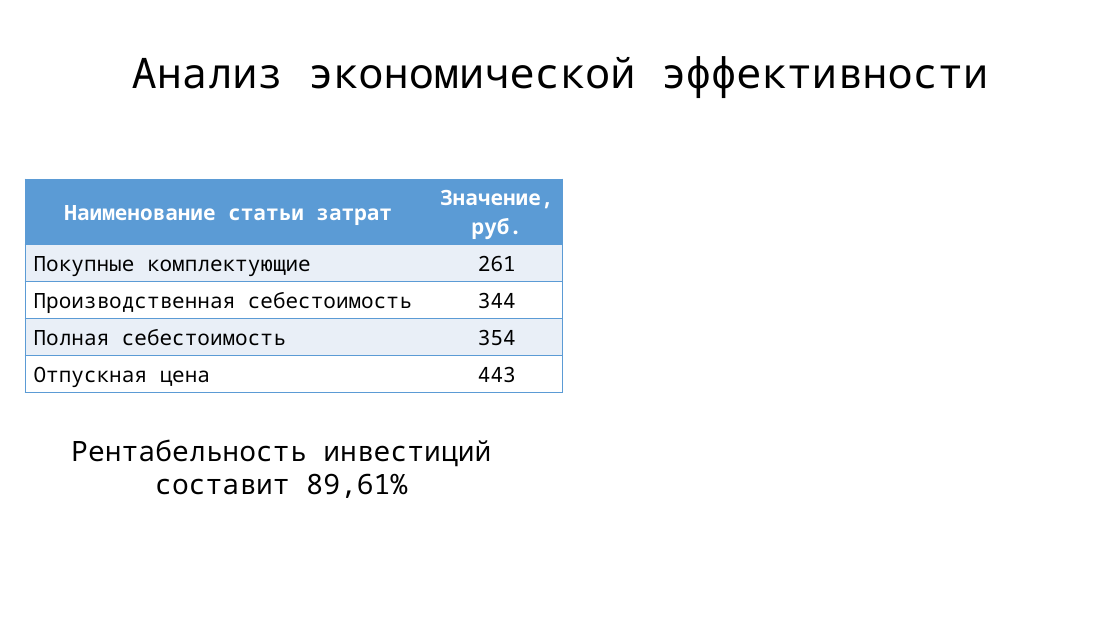
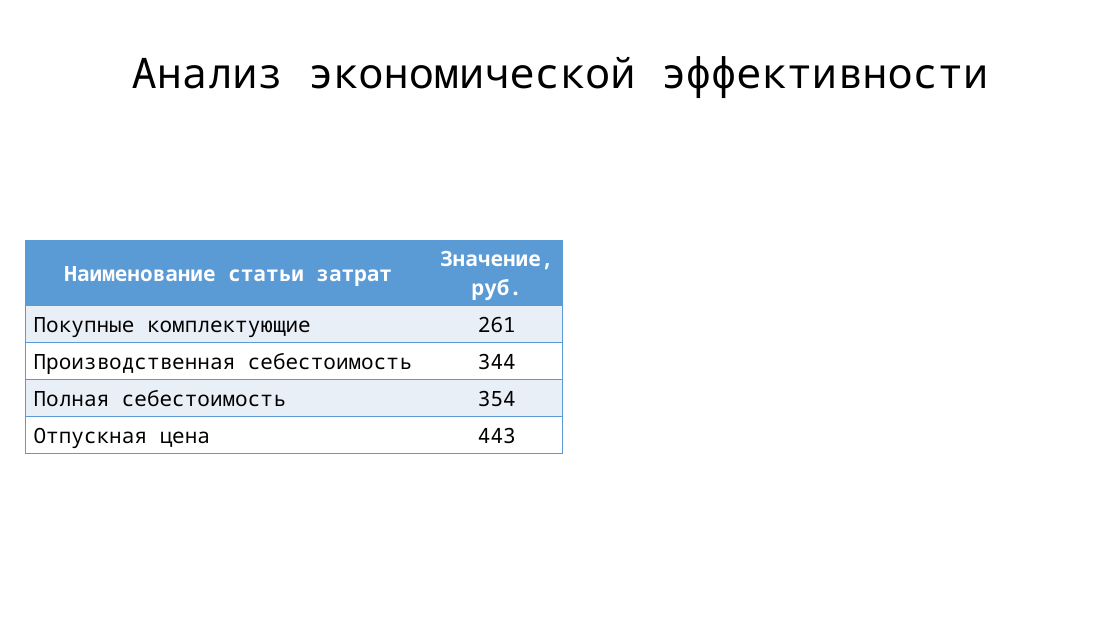
Before and after one commit to SN4NTR/ArduinoSecuritySystem, a slide deck: slide 12 of Final/Presentation.pptx. Drawn at 1120x630 pixels with LibreOffice and Linux fonts; fonts in the diff are those of the drawing. Boxes give left, top, right and bottom in pixels: in the first picture for what was removed or moved away, otherwise in the second. Text is boxed around its words. In the diff, an @@ line names an element or a change of style, - is before the commit and + after.

Commit message:
Update presentation

```diff
--- a/Final/Presentation.pptx
+++ b/Final/Presentation.pptx
@@ table: place and size @@
-table at bbox=[25, 179, 562, 391]
+table at bbox=[25, 240, 562, 452]
@@ text removed at bbox=[71, 439, 491, 498] @@
-Рентабельность инвестиций
-составит 89,61%
```
Also in this commit, not shown: 1 other file.
